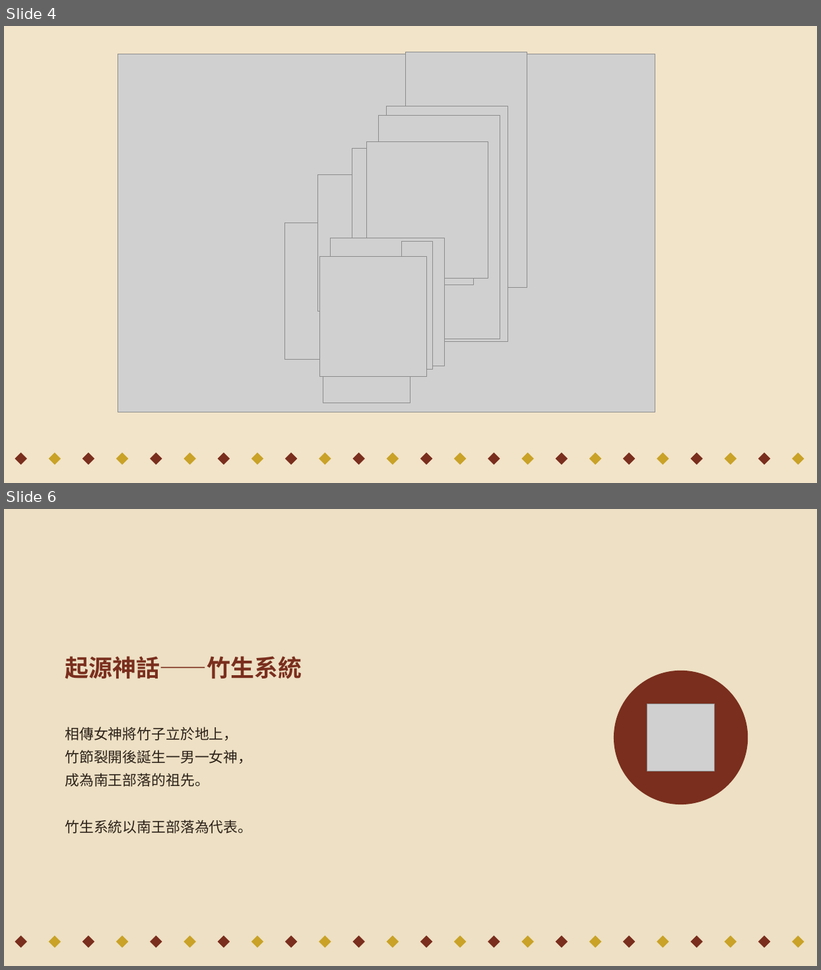
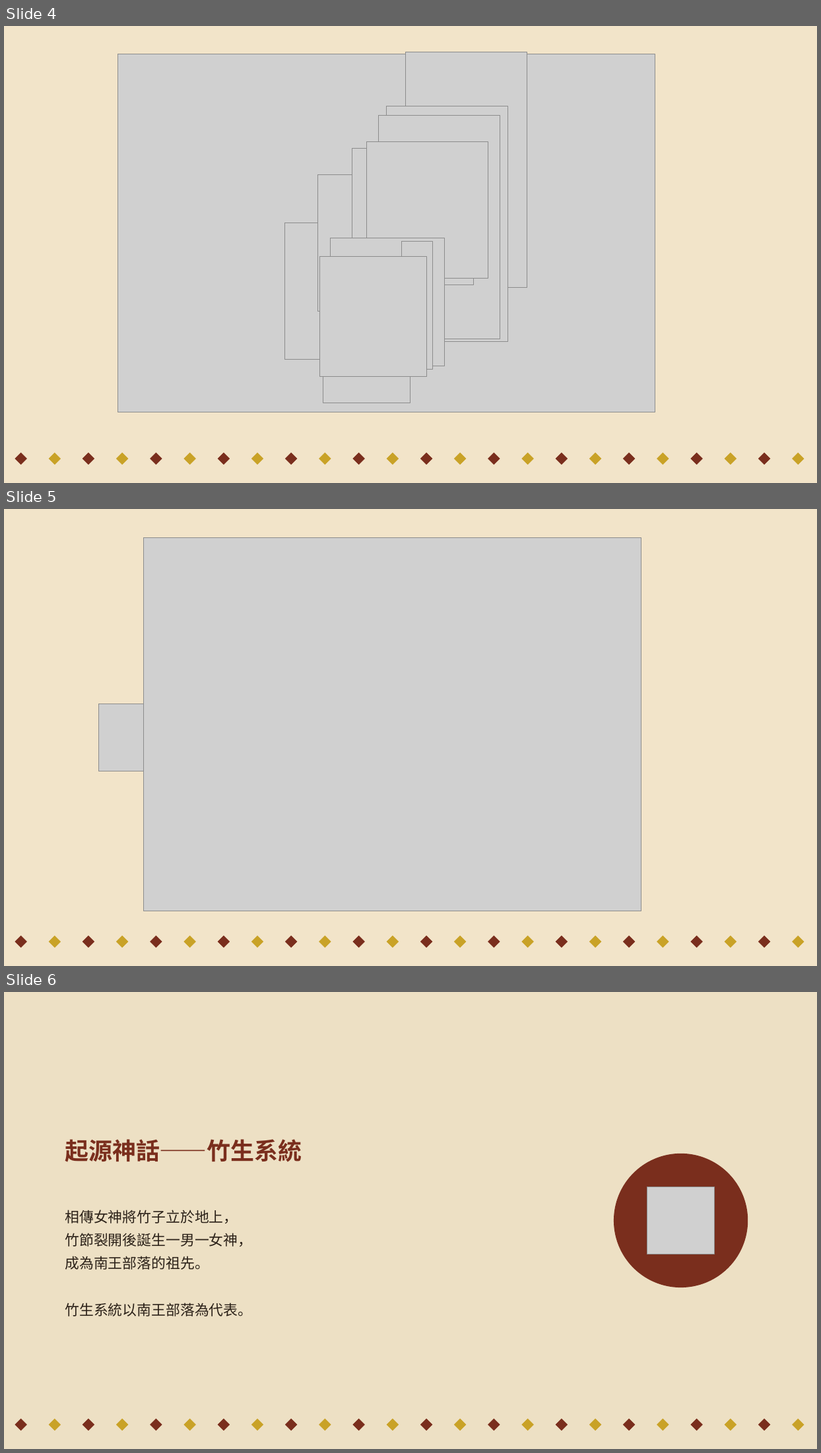
Before and after one commit to gugugaga0620/-, a slide deck: 機智卑南_開場動畫_完整版 (1).pptx. Shown one above the other, each under a label of ours: slides 4 and 6 before the commit, slides 4, 5 and 6 after it; the slides between them are not shown. The pictures are 821x970 and 821x1453 pixels, drawn with LibreOffice and Linux fonts; fonts in the diff are those of the drawing; grey boxes stand for pictures. Boxes give left, top, right and bottom in pixels: in the first picture for what was removed or moved away, otherwise in the second. Text is boxed around its words. In the diff, an @@ line names an element or a change of style, - is before the commit and + after.

```diff
--- a/機智卑南_開場動畫_完整版 (1).pptx
+++ b/機智卑南_開場動畫_完整版 (1).pptx
@@ slide 5 added at <box>4,509,817,966</box>, background #F2E4C9 @@
@@ picture added at <box>144,537,642,911</box> @@
@@ picture added at <box>98,704,166,771</box> @@
@@ diamond added at <box>15,936,27,948</box>, fill #7A2E1D @@
@@ diamond added at <box>48,936,61,948</box>, fill #C9A227 @@
@@ diamond added at <box>83,936,95,948</box>, fill #7A2E1D @@
@@ diamond added at <box>116,936,129,948</box>, fill #C9A227 @@
@@ diamond added at <box>150,936,162,948</box>, fill #7A2E1D @@
@@ diamond added at <box>184,936,196,948</box>, fill #C9A227 @@
@@ diamond added at <box>217,936,230,948</box>, fill #7A2E1D @@
@@ diamond added at <box>252,936,264,948</box>, fill #C9A227 @@
@@ diamond added at <box>285,936,298,948</box>, fill #7A2E1D @@
@@ diamond added at <box>319,936,331,948</box>, fill #C9A227 @@
@@ diamond added at <box>353,936,365,948</box>, fill #7A2E1D @@
@@ diamond added at <box>386,936,399,948</box>, fill #C9A227 @@
@@ diamond added at <box>420,936,433,948</box>, fill #7A2E1D @@
@@ diamond added at <box>454,936,467,948</box>, fill #C9A227 @@
@@ diamond added at <box>488,936,500,948</box>, fill #7A2E1D @@
@@ diamond added at <box>522,936,534,948</box>, fill #C9A227 @@
@@ diamond added at <box>556,936,568,948</box>, fill #7A2E1D @@
@@ diamond added at <box>589,936,602,948</box>, fill #C9A227 @@
@@ diamond added at <box>623,936,636,948</box>, fill #7A2E1D @@
@@ diamond added at <box>657,936,669,948</box>, fill #C9A227 @@
@@ diamond added at <box>691,936,703,948</box>, fill #7A2E1D @@
@@ diamond added at <box>725,936,737,948</box>, fill #C9A227 @@
@@ diamond added at <box>758,936,771,948</box>, fill #7A2E1D @@
@@ diamond added at <box>792,936,805,948</box>, fill #C9A227 @@
```
Also in this commit, not shown: 1 other slide added, 7 slides removed.
